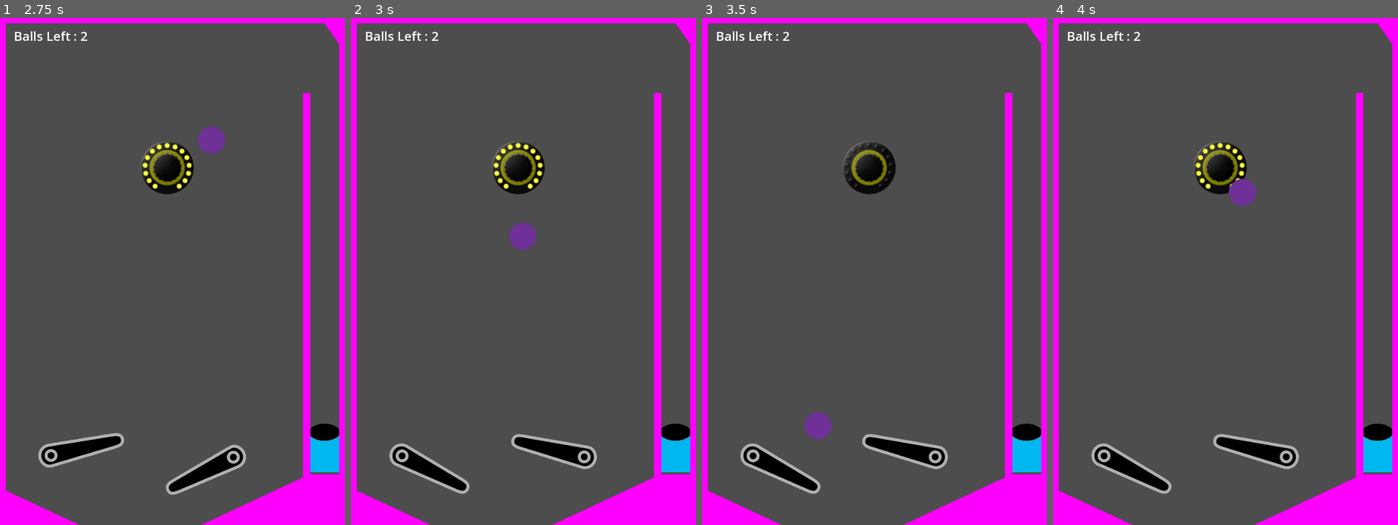
Above: before the commit, frames 1-4 (left to right).
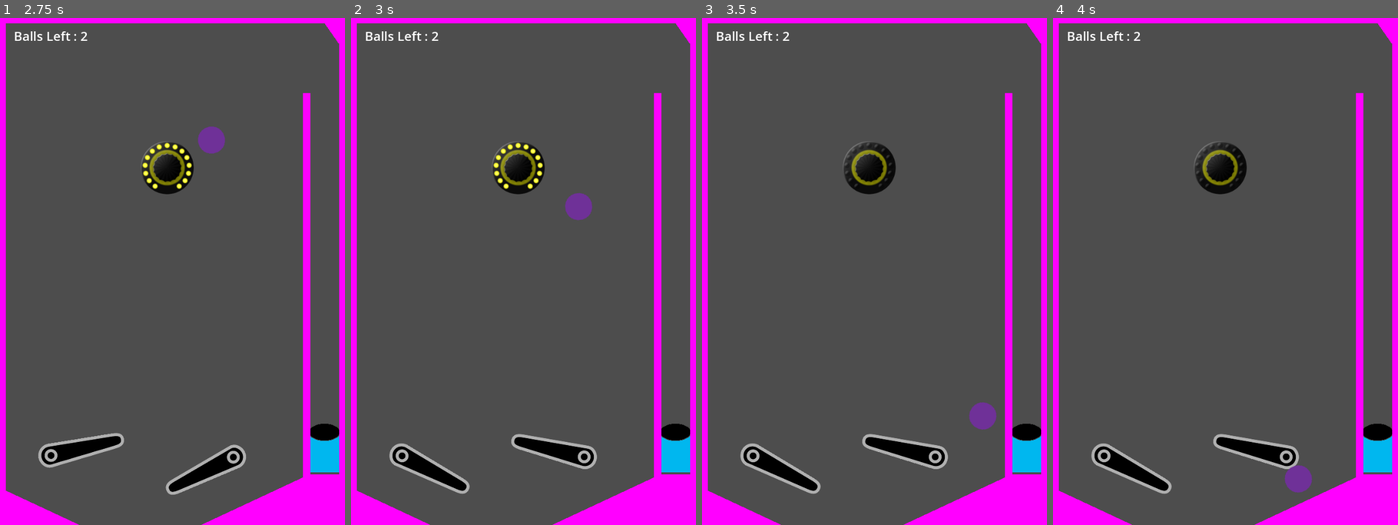
Above: after the commit, the same moments.

Repository: bsu-cs315/fp-team1-pinball
Game: Godot game, scene res://Title screen/title_screen.tscn
Two runs of this game, one before a commit and one after it. Both use one fixed random seed, a clock stepped at 60 frames per second and the inputs below.
Inputs:
- Up to frame 1 (2.75 s): click "Play" at 0.5 s; tap Enter at 1.25 s; hold E (right_flipper) 1.28-2.03 s; tap Space (launch) at 1.35, 2.1 s; hold Q (left_flipper) from 2.03 s (still down)
- Up to frame 2 (3 s): release Q (left_flipper) at 2.78 s; hold E (right_flipper) from 2.78 s (still down); tap Space (launch) at 2.85 s
- Up to frame 3 (3.5 s): keep holding E (right_flipper)
- Up to frame 4 (4 s): keep holding E (right_flipper); tap Space (launch) at 3.6 s

Frame 1 is identical in both runs. In frame 2, 0.7% of the frame differs, in the area x 45-70%, y 34-46%; in frame 3, 0.7%; in frame 4, 0.9%, in the area x 41-76%, y 24-94%.

Commit message:
Add collision to bumper

Diff:
--- a/project/bumper/bumper.gd
+++ b/project/bumper/bumper.gd
@@ -1,10 +1,12 @@
-extends Area2D
+extends RigidBody2D
 
 
-func _on_body_entered(body: Node2D) -> void:
-	$BumperSprite.play("bumper_flash")
-	print("BUMPER HIT")
+
 
 
 func _on_bumper_sprite_animation_looped() -> void:
 	$BumperSprite.play("default")
+
+
+func _on_body_entered(body: Node) -> void:
+	$BumperSprite.play("bumper_flash")
--- a/project/bumper/bumper.tscn
+++ b/project/bumper/bumper.tscn
@@ -5,7 +5,7 @@
 [ext_resource type="Texture2D" uid="uid://d4kcwp4tpis70" path="res://bumper/bumper_off.png" id="2_dy2lc"]
 
 [sub_resource type="CircleShape2D" id="CircleShape2D_hqq5l"]
-radius = 51.0098
+radius = 51.0
 
 [sub_resource type="SpriteFrames" id="SpriteFrames_blcpj"]
 animations = [{
@@ -53,8 +53,12 @@
 "speed": 5.0
 }]
 
-[node name="Bumper" type="Area2D"]
-disable_mode = 2
+[node name="Bumper" type="RigidBody2D"]
+gravity_scale = 0.0
+freeze = true
+freeze_mode = 1
+contact_monitor = true
+max_contacts_reported = 1
 script = ExtResource("1_q4tvj")
 
 [node name="CollisionShape2D" type="CollisionShape2D" parent="."]
@@ -64,6 +68,5 @@
 sprite_frames = SubResource("SpriteFrames_blcpj")
 animation = &"bumper_flash"
 
-[connection signal="area_entered" from="." to="." method="_on_area_entered"]
 [connection signal="body_entered" from="." to="." method="_on_body_entered"]
 [connection signal="animation_looped" from="BumperSprite" to="." method="_on_bumper_sprite_animation_looped"]
